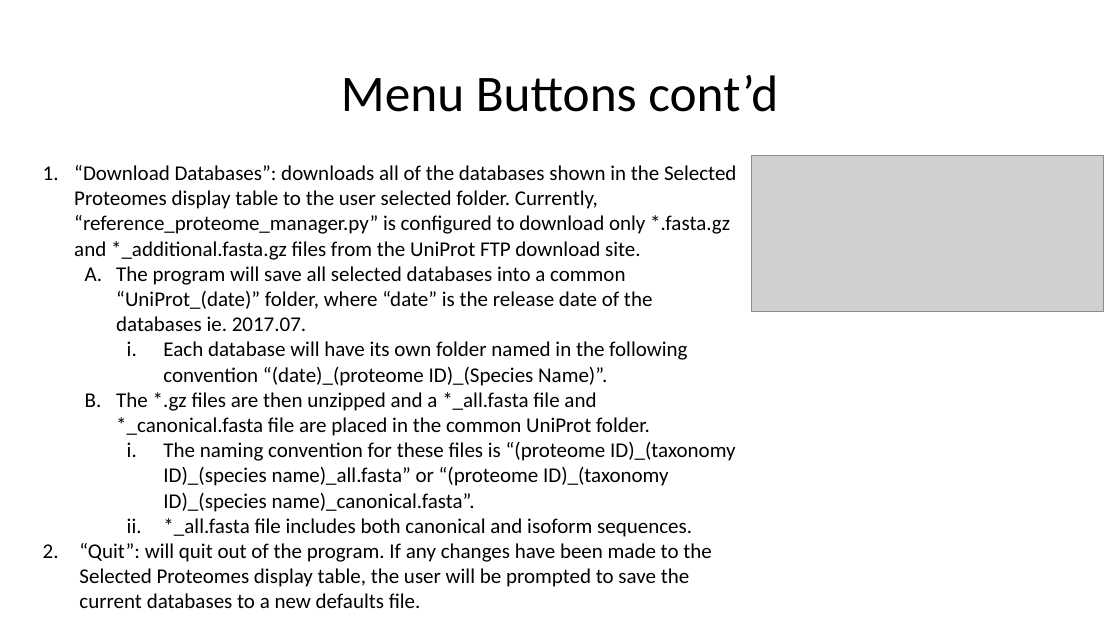
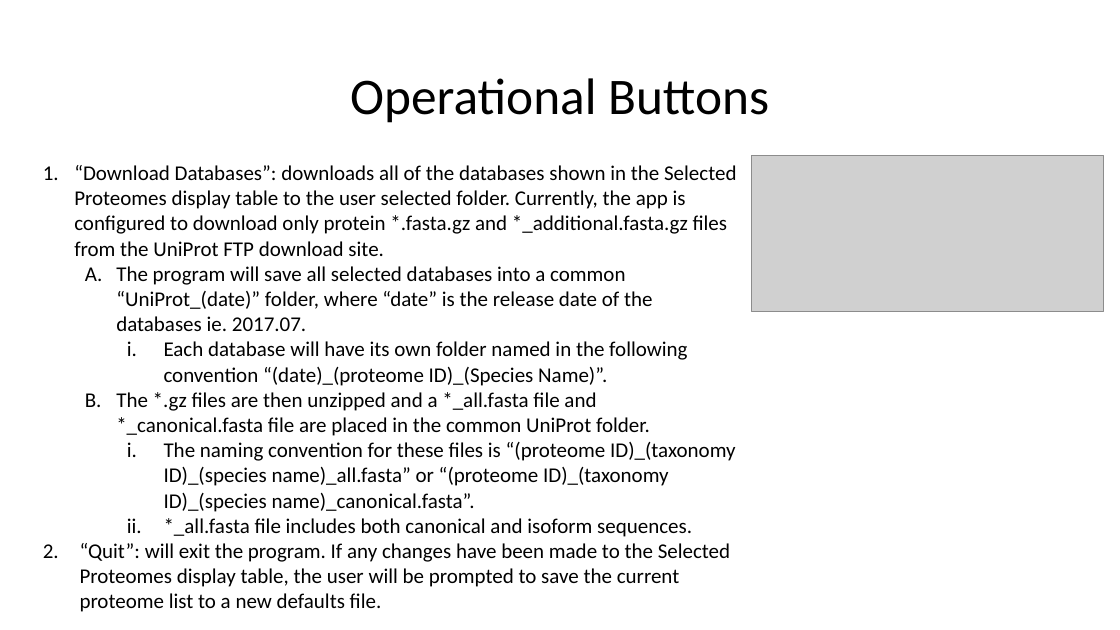
Before and after one commit to lily-liang12/Reference_Proteome_Manager, a slide deck: slide 12 of User Guide.pptx (slide 7 before the commit). Drawn at 1120x630 pixels with LibreOffice and Linux fonts; fonts in the diff are those of the drawing; grey boxes stand for pictures. Boxes give left, top, right and bottom in pixels: in the first picture for what was removed or moved away, otherwise in the second. Text is boxed around its words. In the diff, an @@ line names an element or a change of style, - is before the commit and + after.

Commit message:
Added additional database options

```diff
--- a/User Guide.pptx
+++ b/User Guide.pptx
@@ text at [350, 78, 769, 123]: text changed @@
-Menu Buttons cont’d
+Operational Buttons
@@ text at [74, 165, 736, 256]: text changed @@
-1. “Download Databases”: downloads all of the databases shown in the Selected Proteomes display table to the user selected folder. Currently, “reference_proteome_manager.py” is configured to download only *.fasta.gz and *_additional.fasta.gz files from the UniProt FTP download site.
+1. “Download Databases”: downloads all of the databases shown in the Selected Proteomes display table to the user selected folder. Currently, the app is configured to download only protein *.fasta.gz and *_additional.fasta.gz files from the UniProt FTP download site.
@@ text at [116, 266, 736, 537]: indent changed @@
@@ text at [80, 543, 730, 612]: text changed @@
-2. “Quit”: will quit out of the program. If any changes have been made to the Selected Proteomes display table, the user will be prompted to save the current databases to a new defaults file.
+2. “Quit”: will exit the program. If any changes have been made to the Selected Proteomes display table, the user will be prompted to save the current proteome list to a new defaults file.
```
Also in this commit, not shown: 7 other slides changed, 5 slides added, 2 other files.
